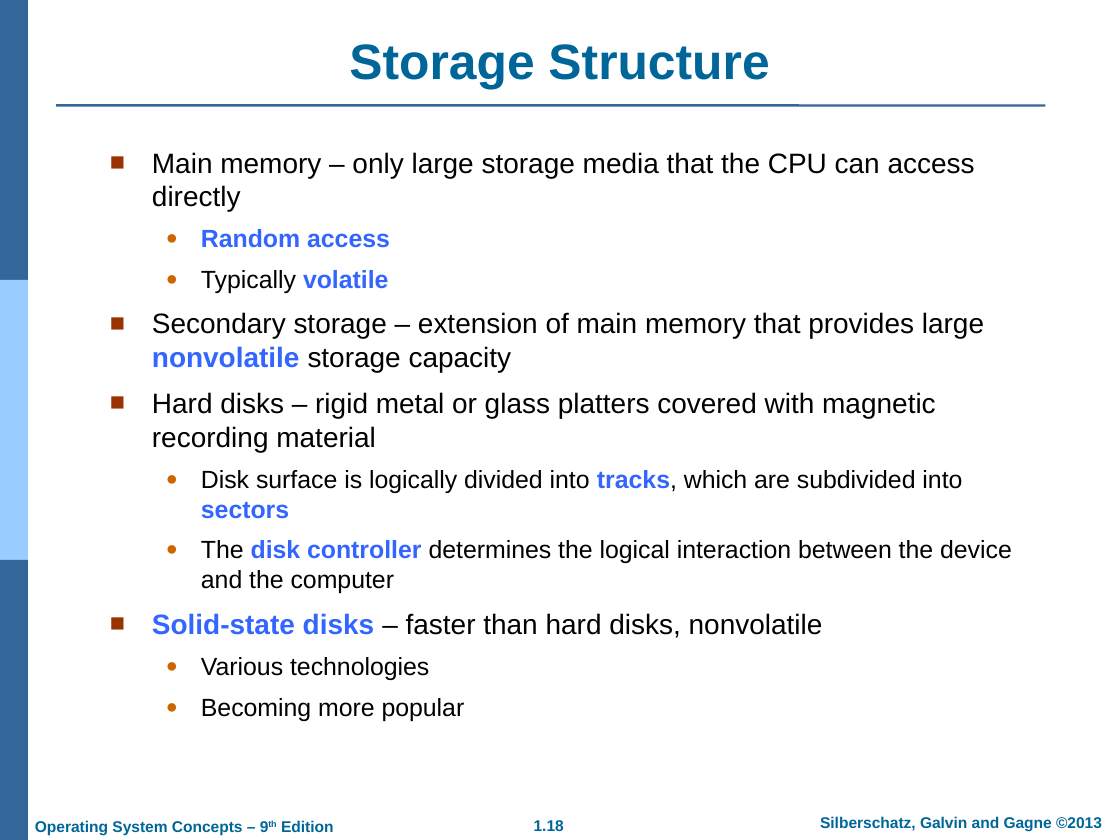
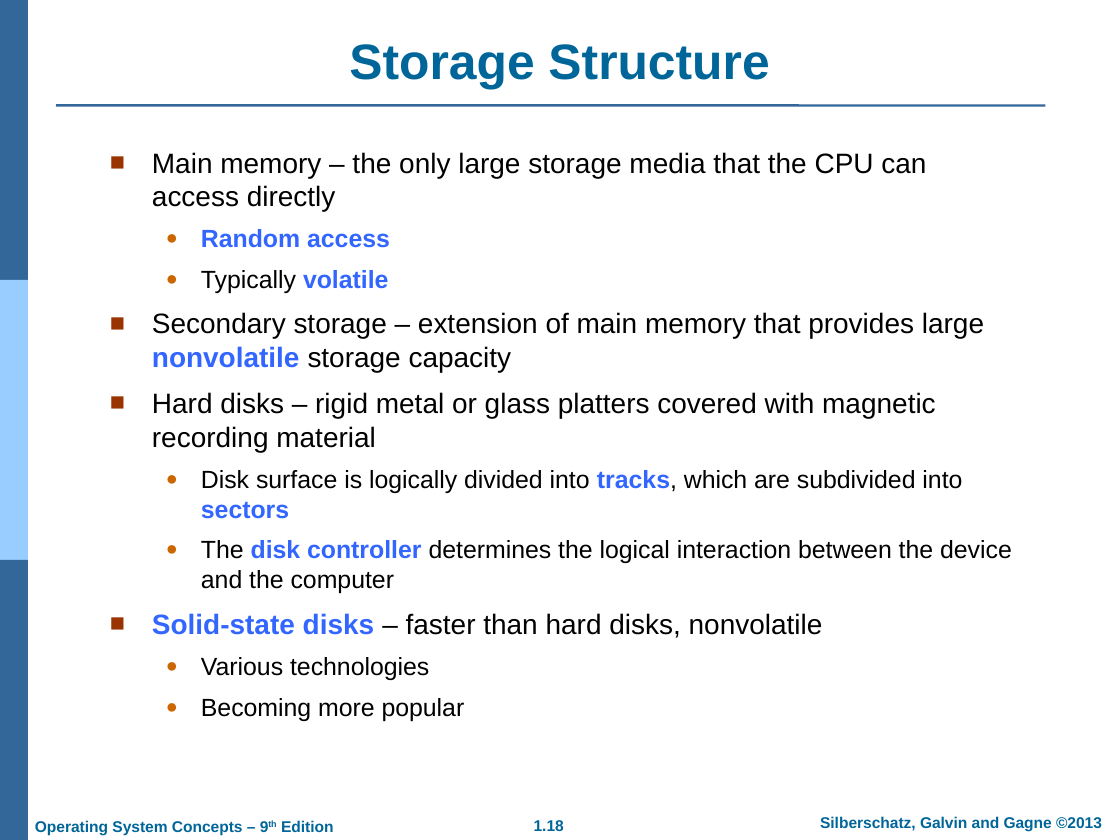
Before and after one commit to GeneralNitin/S4, a slide deck: slide 18 of S4/03. OS/PPTs/PPT-dir/01. Introduction.ppt. Drawn at 1120x840 pixels with LibreOffice and Linux fonts; fonts in the diff are those of the drawing; background and template pictures are left out. Boxes give left, top, right and bottom in pixels: in the first picture for what was removed or moved away, otherwise in the second. Text is boxed around its words. In the diff, an @@ line names an element or a change of style, - is before the commit and + after.

```diff
--- a/S4/03. OS/PPTs/PPT-dir/01. Introduction.ppt
+++ b/S4/03. OS/PPTs/PPT-dir/01. Introduction.ppt
@@ text at (152, 152, 926, 211): text changed @@
-■ Main memory – only large storage media that the CPU can access directly
+■ Main memory – the only large storage media that the CPU can access directly
```
Also in this commit, not shown: 13 other slides changed.
